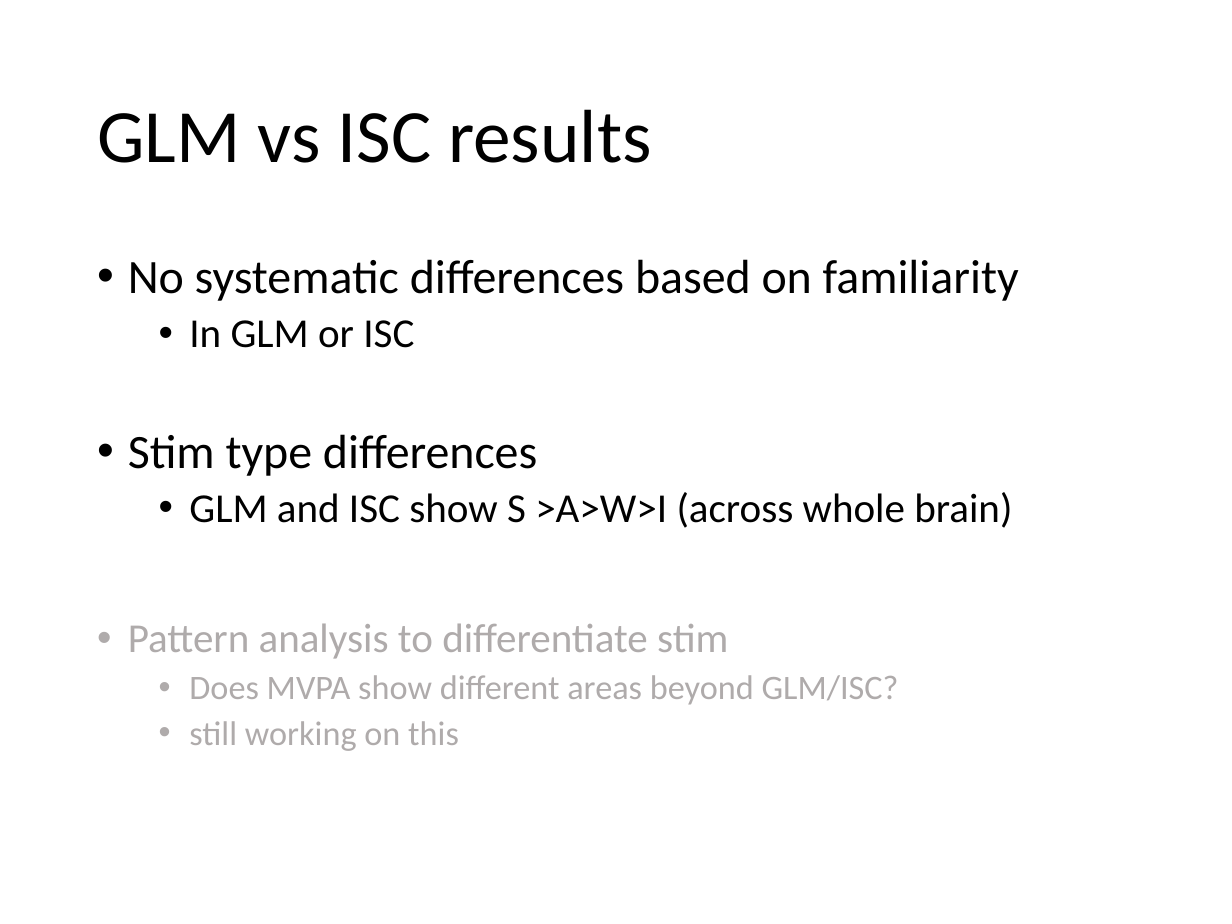
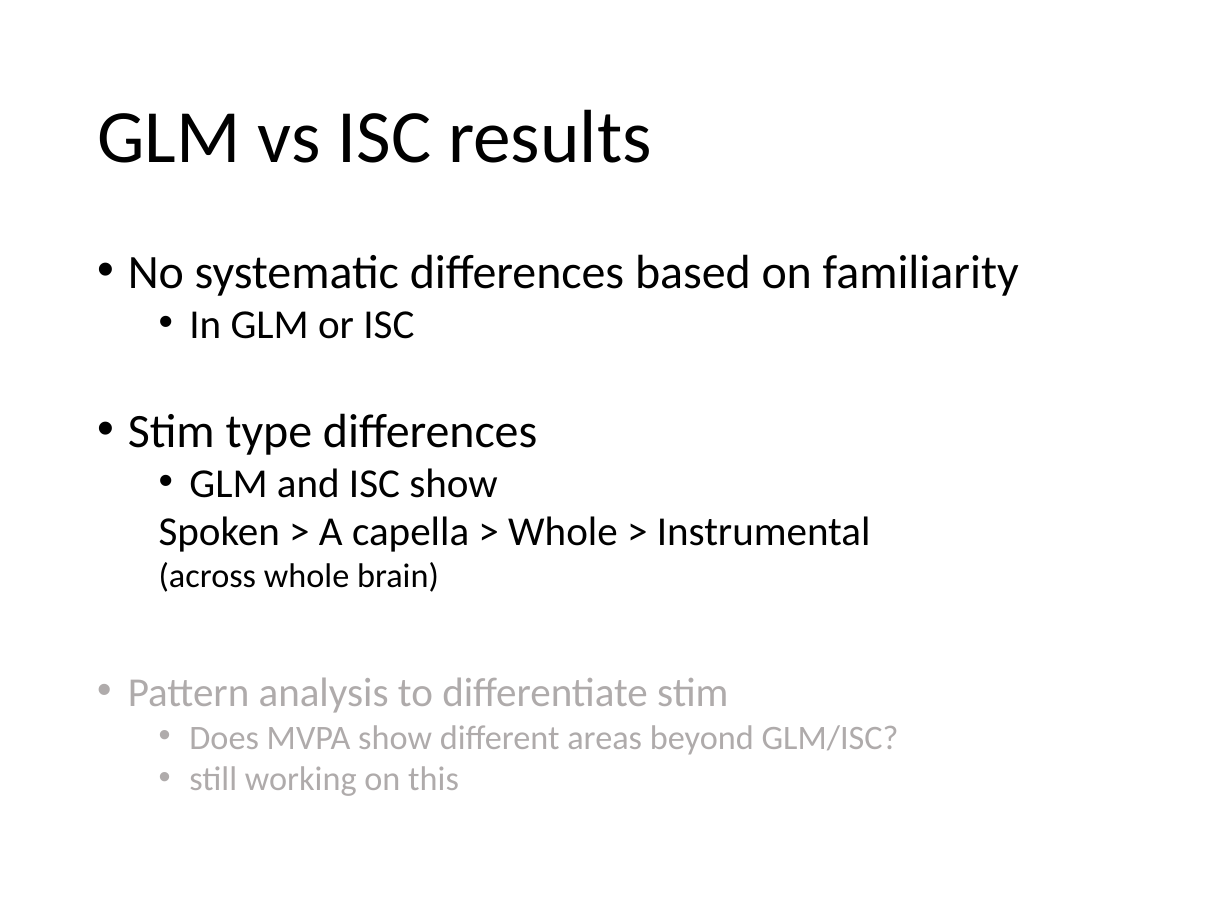
Before and after one commit to asternin/PhDProject, a slide deck: slide 3 of Meetings/2019.04.24-ISCSummary-JessAdrianBobbyMeeting.pptx. Drawn at 1232x924 pixels with LibreOffice and Linux fonts; fonts in the diff are those of the drawing. Boxes give left, top, right and bottom in pixels: in the first picture for what was removed or moved away, otherwise in the second. Text is boxed around its words. In the diff, an @@ line names an element or a change of style, - is before the commit and + after.

```diff
--- a/Meetings/2019.04.24-ISCSummary-JessAdrianBobbyMeeting.pptx
+++ b/Meetings/2019.04.24-ISCSummary-JessAdrianBobbyMeeting.pptx
@@ text at (128, 254, 1019, 796): line spacing 0.9 to 0.8 @@
@@ text at (159, 468, 871, 592): text changed @@
-  • GLM and ISC show S >A>W>I (across whole brain)
+  • GLM and ISC show
+  Spoken > A capella > Whole > Instrumental
+  (across whole brain)
```
Also in this commit, not shown: 2 other slides changed, 7 slides added, 3 slides removed.
